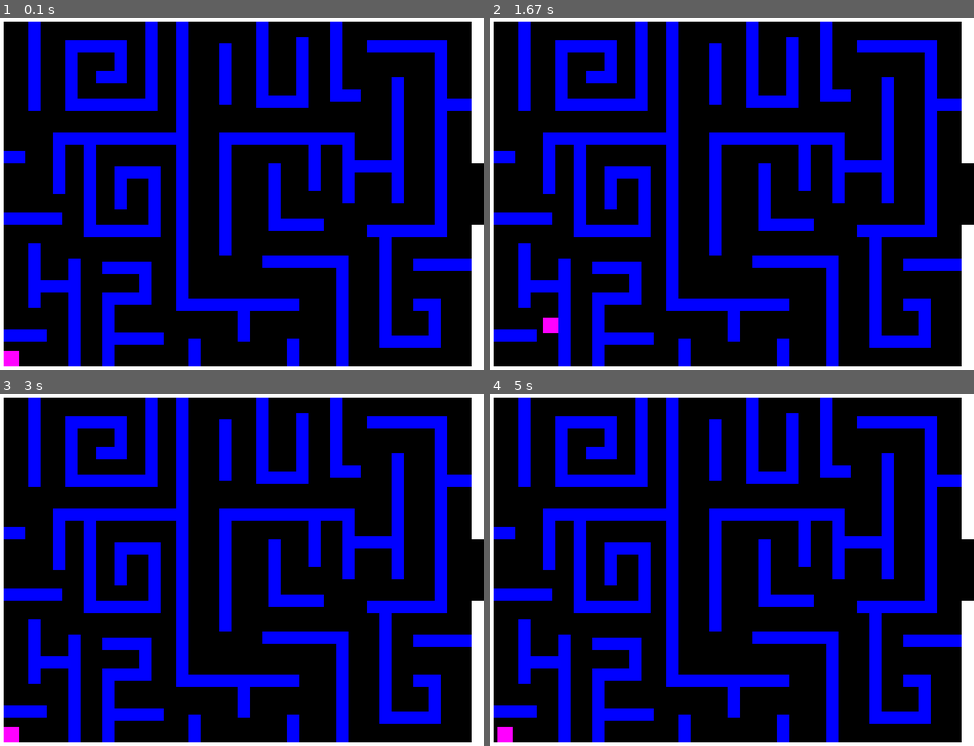
Above: before the commit, frames 1-4 (two rows, left to right).
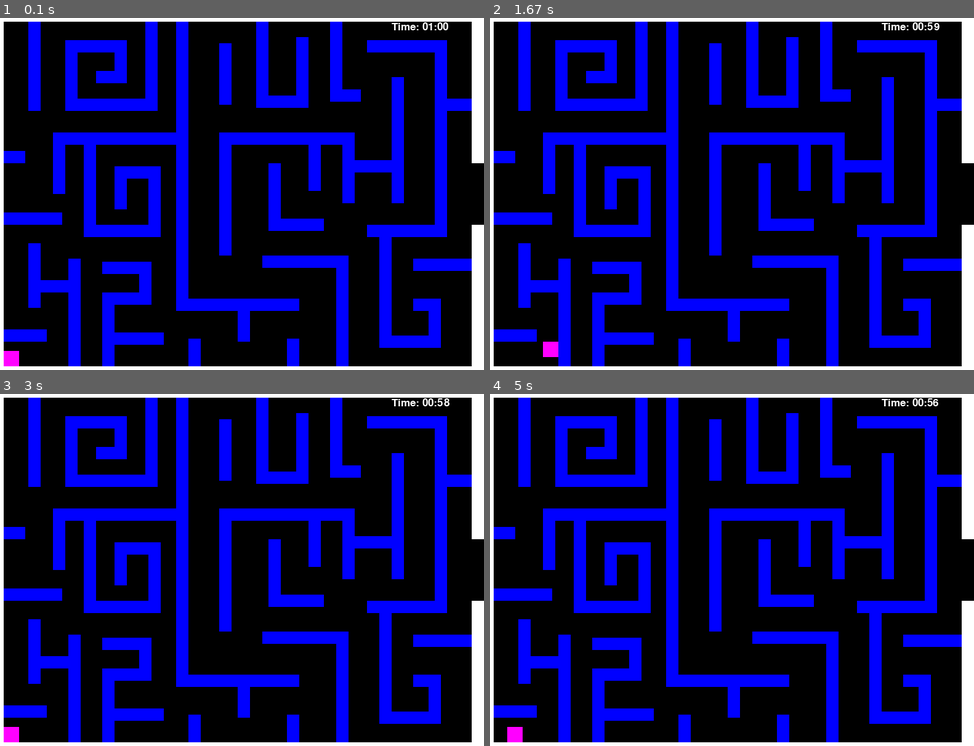
Above: after the commit, the same moments.

Repository: abbeymw/Pygame_Project4
Game: pygame game, started from pygame_maze.py
Two runs of this game, one before a commit and one after it. Both use one fixed random seed, a clock stepped at 60 frames per second and the inputs below.
Inputs:
- Up to frame 1 (0.1 s): no input
- Up to frame 2 (1.67 s): hold Right 0.33-0.8 s; hold Up 0.83-1.13 s; hold Right 1.17-1.63 s
- Up to frame 3 (3 s): hold Left 1.67-2.2 s; hold Down 2.23-2.53 s; hold Left 2.57-2.97 s
- Up to frame 4 (5 s): hold Up 3-3.37 s; hold Right 3.4-4.03 s; hold Down 4.07-4.43 s; hold Left 4.47-4.93 s; hold Right from 4.97 s (still down)

The runs differ from the first frame. In frame 1, 0.1% of the frame differs, in the area x 80-93%, y 1-4%; in frame 2, 0.4%, in the area x 10-93%, y 1-97%; in frame 3, 0.1%; in frame 4, 0.3%.

Commit message:
added time clock

Diff:
--- a/pygame_maze.py
+++ b/pygame_maze.py
@@ -54,7 +54,7 @@
         self.wall_list = pygame.sprite.Group()
         self.enemy_sprites = pygame.sprite.Group()
 
-class Environ(Setting):
+class Maze(Setting):
     def __init__(self):
         super().__init__()
         #[x, y, width, height]
@@ -126,54 +126,67 @@
 
 def main():
     pygame.init()
-    screen = pygame.display.set_mode([800, 600])
+    disp = pygame.display.set_mode([800, 600])
     pygame.display.set_caption("Abbey's Maze Game")
     player = player_(20, 555)
     movingsprites = pygame.sprite.Group()
     movingsprites.add(player)
-    room = Environ()
+    maze = Maze()
+
     clock = pygame.time.Clock()
+    font = pygame.font.Font(None, 25)
+    f_count = 0
+    f_rate = 60
+    start_time = 60
+
     done = False
     while not done:
-        for event in pygame.event.get():
-            if event.type == pygame.QUIT:
-                done = True
+        player.move(maze.wall_list)
+        disp.fill((0, 0, 0))
 
-            if event.type == pygame.KEYDOWN:
-                if event.key == pygame.K_LEFT:
-                    player.change_speed(-3, 0)
-                if event.key == pygame.K_RIGHT:
-                    player.change_speed(3, 0)
-                if event.key == pygame.K_UP:
-                    player.change_speed(0, -3)
-                if event.key == pygame.K_DOWN:
-                    player.change_speed(0, 3)
-            if event.type == pygame.KEYUP:
-                if event.key == pygame.K_LEFT:
-                    player.change_speed(3, 0)
-                if event.key == pygame.K_RIGHT:
-                    player.change_speed(-3, 0)
-                if event.key == pygame.K_UP:
-                    player.change_speed(0, 3)
-                if event.key == pygame.K_DOWN:
-                    player.change_speed(0, -3)
+        tot_secs = start_time - (f_count//f_rate)
+        if tot_secs < 0:
+            done = True
+            print("you ran out of time")
+        secs = tot_secs % 60
+        mins = (tot_secs//60)
+        time_shown = "Time: {0:02}:{1:02}".format(mins, secs)
+        text = font.render(time_shown, True, WHITE)
+        disp.blit(text, [650, 20])
+        f_count += 1
+        clock.tick(f_rate)
 
-        player.move(room.wall_list)
-
-        if player.rect.x > 801:
-        	pygame.quit()
-
-        try:
-        	screen.fill((0, 0, 0))
-        except:
-        	pass
-
-        movingsprites.draw(screen)
-        room.wall_list.draw(screen)
+        movingsprites.draw(disp)
+        maze.wall_list.draw(disp)
 
         pygame.display.flip()
 
-        clock.tick(60)
+        for event in pygame.event.get():
+            if event.type == pygame.KEYDOWN:
+                if event.key == pygame.K_LEFT:
+                    player.change_speed(-2, 0)
+                if event.key == pygame.K_RIGHT:
+                    player.change_speed(2, 0)
+                if event.key == pygame.K_UP:
+                    player.change_speed(0, -2)
+                if event.key == pygame.K_DOWN:
+                    player.change_speed(0, 2)
+            if event.type == pygame.KEYUP:
+                if event.key == pygame.K_LEFT:
+                    player.change_speed(2, 0)
+                if event.key == pygame.K_RIGHT:
+                    player.change_speed(-2, 0)
+                if event.key == pygame.K_UP:
+                    player.change_speed(0,2)
+                if event.key == pygame.K_DOWN:
+                    player.change_speed(0, -2)
+
+            if player.rect.x > 801:
+                done = True
+                print("You won!")
+
+            if event.type == pygame.QUIT:
+                done = True
 
     pygame.quit()
 
